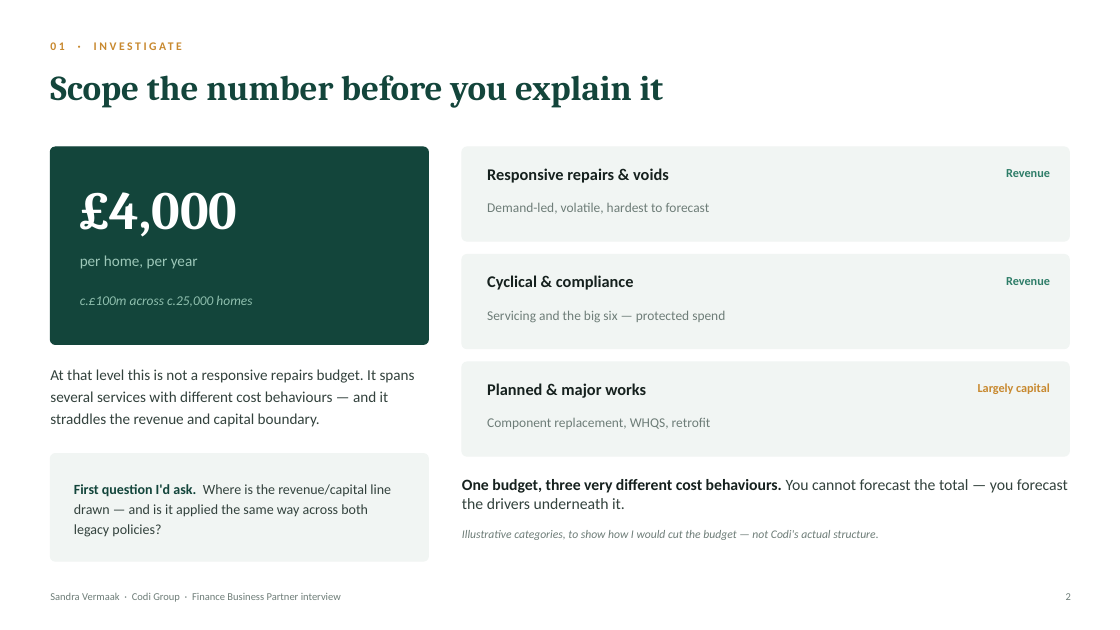
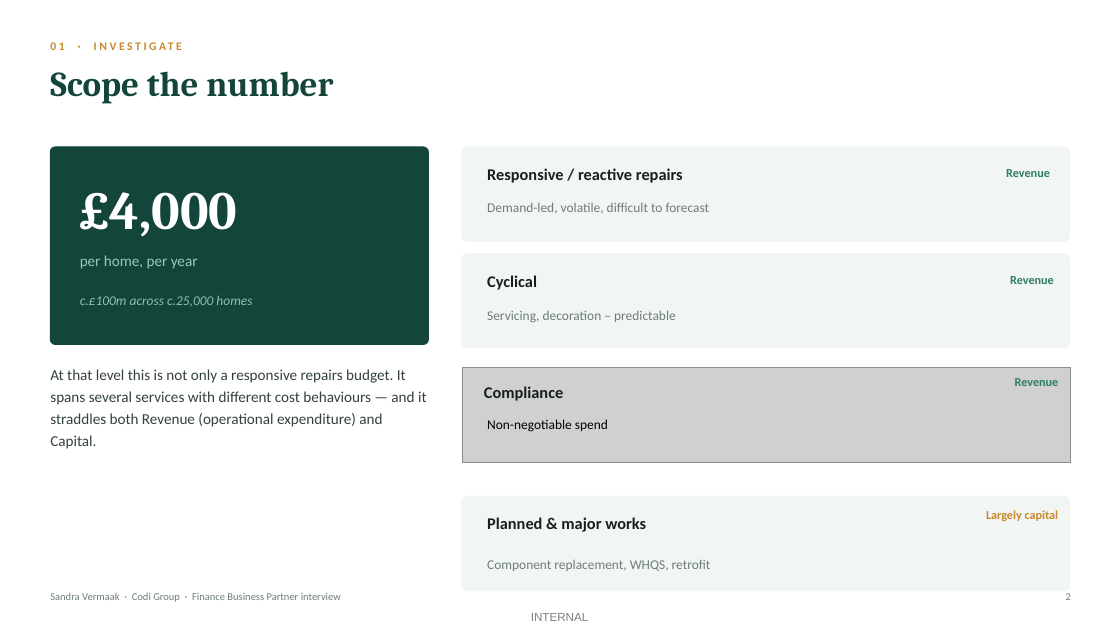
Before and after one commit to JustusVermaakSkystrm/rugby-rwc-2027, a slide deck: slide 2 of briefings/Codi_Presentation_Sandra_Vermaak.pptx. Drawn at 1120x630 pixels with LibreOffice and Linux fonts; fonts in the diff are those of the drawing; grey boxes stand for pictures. Boxes give left, top, right and bottom in pixels: in the first picture for what was removed or moved away, otherwise in the second. Text is boxed around its words. In the diff, an @@ line names an element or a change of style, - is before the commit and + after.

```diff
--- a/briefings/Codi_Presentation_Sandra_Vermaak.pptx
+++ b/briefings/Codi_Presentation_Sandra_Vermaak.pptx
@@ text at (50,71,333,104): text changed @@
-Scope the number before you explain it
+Scope the number
@@ text at (487,168,683,183): text changed @@
-Responsive repairs & voids
+Responsive / reactive repairs
@@ text at (487,202,710,214): text changed @@
-Demand-led, volatile, hardest to forecast
+Demand-led, volatile, difficult to forecast
@@ text "Revenue": place and size @@
-text "Revenue" at (1006,277,1050,285)
+text "Revenue" at (1010,276,1054,284)
@@ text at (487,275,537,290): text changed @@
-Cyclical & compliance
+Cyclical
@@ text at (487,310,676,322): text changed @@
-Servicing and the big six — protected spend
+Servicing, decoration – predictable
@@ text at (50,369,427,449): text changed @@
-At that level this is not a responsive repairs budget. It spans several services with different cost behaviours — and it straddles the revenue and capital boundary.
+At that level this is not only a responsive repairs budget. It spans several services with different cost behaviours — and it straddles both Revenue (operational expenditure) and Capital.
@@ picture added at (462,368,1071,463) @@
@@ text added at (484,386,563,401), 14 pt, text #16211E, bold @@
+Compliance
@@ text added at (1015,378,1059,386), 10.5 pt, text #2E7D68, bold @@
+Revenue
@@ text added at (487,419,608,432), 11.5 pt, text #000000 @@
+Non-negotiable spend
@@ rounded rectangle removed at (50,454,429,561) @@
@@ text removed at (462,479,1068,509) @@
-One budget, three very different cost behaviours. You cannot forecast the total — you forecast the drivers underneath it.
@@ text removed at (74,484,391,537) @@
-First question I'd ask. Where is the revenue/capital line drawn — and is it applied the same way across both legacy policies?
@@ rounded rectangle: place and size @@
-rounded rectangle at (462,362,1070,456)
+rounded rectangle at (462,497,1070,591)
@@ text "Planned & major works": place and size @@
-text "Planned & major works" at (487,383,646,398)
+text "Planned & major works" at (487,517,646,532)
@@ text "Largely capital": place and size @@
-text "Largely capital" at (978,383,1050,394)
+text "Largely capital" at (986,510,1059,521)
@@ text removed at (462,530,878,540) @@
-Illustrative categories, to show how I would cut the budget — not Codi's actual structure.
@@ text "Component replacement, WHQS, retrofit": place and size @@
-text "Component replacement, WHQS, retrofit" at (487,418,711,429)
+text "Component replacement, WHQS, retrofit" at (487,560,711,571)
@@ text added at (531,613,589,621), 10 pt, text #000000 at 50% opacity @@
+INTERNAL
```
Also in this commit, not shown: 6 other slides changed, 1 other file.
